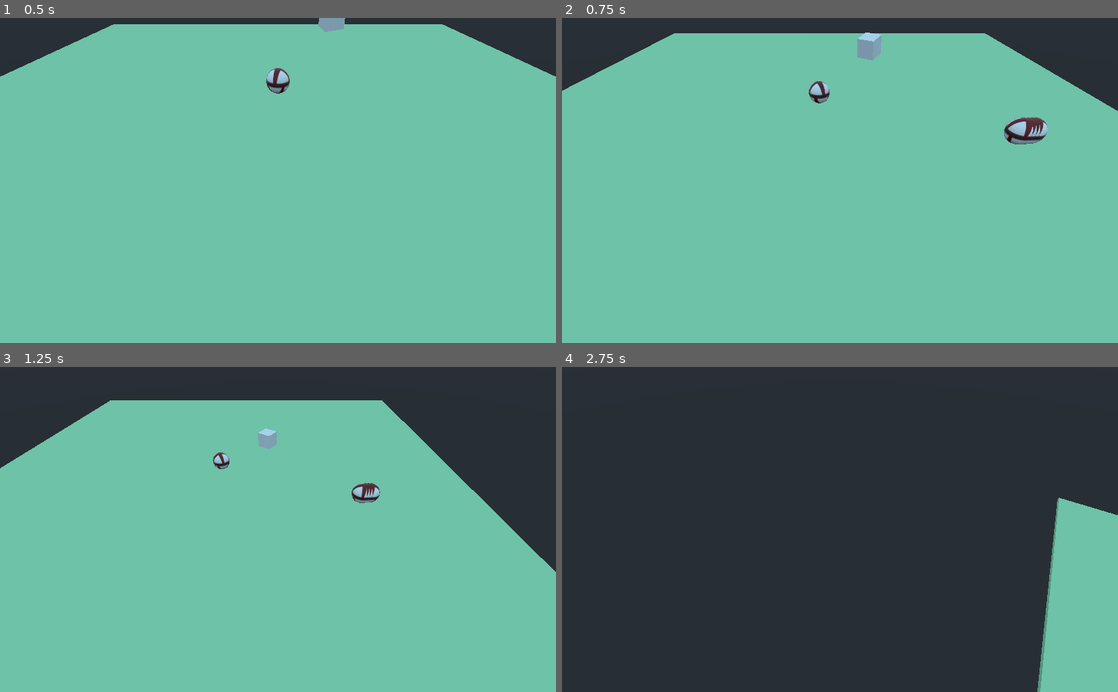
Above: before the commit, frames 1-4 (two rows, left to right).
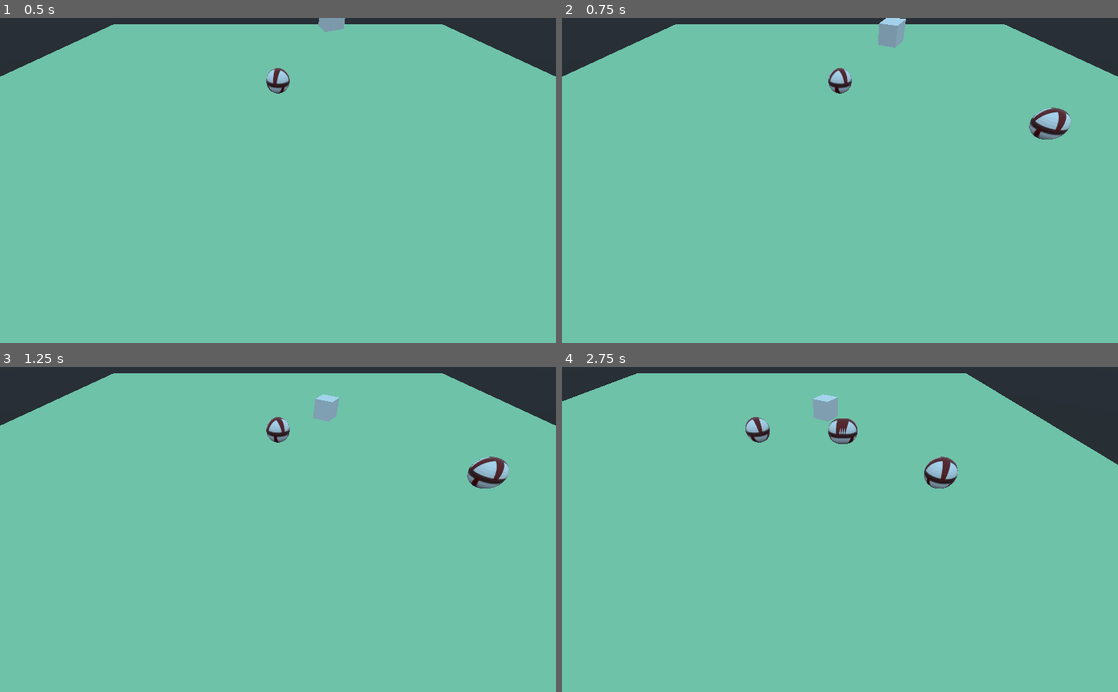
Above: after the commit, the same moments.

Repository: BransonGitomeh/godot-flow-tests
Game: Godot game, scene res://main.tscn
The game is run twice, just before and just after one commit, with the same random seed, the same clock (stepped at 60 frames per second) and the same inputs.
Inputs (mouse positions are in pixels of both pictures, inside the frame that each line leads up to):
- Up to frame 1 (0.5 s): no input
- Up to frame 2 (0.75 s): move the mouse to (962, 164) at 0.52 s; hold Right (ui_right) from 0.53 s (still down); hold Mouse wheel down (BUTTON_WHEEL_DOWN) from 0.53 s (still down); click (962, 164) at 0.67 s
- Up to frame 3 (1.25 s): keep holding Right (ui_right); keep holding Mouse wheel down (BUTTON_WHEEL_DOWN); tap Mouse wheel up (BUTTON_WHEEL_UP) at 0.8 s
- Up to frame 4 (2.75 s): move the mouse to (728, 545) at 1.27 s; release Right (ui_right) at 1.28 s; release Mouse wheel down (BUTTON_WHEEL_DOWN) at 1.28 s; hold Down (ui_down) 1.28-2.03 s; tap Mouse wheel up (BUTTON_WHEEL_UP) at 1.35 s; click (728, 545) at 1.42 s; tap D (cam_rotate_left) at 1.55 s; move the mouse to (895, 458) at 2.02 s; hold Right (ui_right) from 2.03 s (still down); hold D (cam_rotate_left) from 2.03 s (still down); click (895, 458) at 2.17 s; tap A (cam_rotate_right) at 2.3 s

Frame 1 is identical in both runs. In frame 2, 6.1% of the frame differs, in the area x 0-100%, y 0-39%; in frame 3, 16%; in frame 4, 86%, in the area x 0-100%, y 1-100%.

Commit message:
fix: malfunctioning movement using arrow keys

Diff:
--- a/project.godot
+++ b/project.godot
@@ -21,16 +21,6 @@
 
 [input]
 
-higher={
-"deadzone": 0.5,
-"events": [ Object(InputEventKey,"resource_local_to_scene":false,"resource_name":"","device":0,"alt":false,"shift":false,"control":false,"meta":false,"command":false,"pressed":false,"scancode":87,"unicode":0,"echo":false,"script":null)
- ]
-}
-lower={
-"deadzone": 0.5,
-"events": [ Object(InputEventKey,"resource_local_to_scene":false,"resource_name":"","device":0,"alt":false,"shift":false,"control":false,"meta":false,"command":false,"pressed":false,"scancode":83,"unicode":0,"echo":false,"script":null)
- ]
-}
 place={
 "deadzone": 0.5,
 "events": [ Object(InputEventKey,"resource_local_to_scene":false,"resource_name":"","device":0,"alt":false,"shift":false,"control":false,"meta":false,"command":false,"pressed":false,"scancode":32,"unicode":0,"echo":false,"script":null)
@@ -66,6 +56,26 @@
 "events": [ Object(InputEventMouseButton,"resource_local_to_scene":false,"resource_name":"","device":0,"alt":false,"shi …(212 unchanged characters)…
  ]
 }
+move_foward={
+"deadzone": 0.5,
+"events": [ Object(InputEventKey,"resource_local_to_scene":false,"resource_name":"","device":0,"alt":false,"shift":false,"control":false,"meta":false,"command":false,"pressed":false,"scancode":87,"unicode":0,"echo":false,"script":null)
+ ]
+}
+move_back={
+"deadzone": 0.5,
+"events": [ Object(InputEventKey,"resource_local_to_scene":false,"resource_name":"","device":0,"alt":false,"shift":false,"control":false,"meta":false,"command":false,"pressed":false,"scancode":83,"unicode":0,"echo":false,"script":null)
+ ]
+}
+strafe_left={
+"deadzone": 0.5,
+"events": [ Object(InputEventKey,"resource_local_to_scene":false,"resource_name":"","device":0,"alt":false,"shift":false,"control":false,"meta":false,"command":false,"pressed":false,"scancode":65,"unicode":0,"echo":false,"script":null)
+ ]
+}
+strafe_right={
+"deadzone": 0.5,
+"events": [ Object(InputEventKey,"resource_local_to_scene":false,"resource_name":"","device":0,"alt":false,"shift":false,"control":false,"meta":false,"command":false,"pressed":false,"scancode":68,"unicode":0,"echo":false,"script":null)
+ ]
+}
 
 [rendering]
 
--- a/scripts/controller.gd
+++ b/scripts/controller.gd
@@ -2,6 +2,7 @@
 
 var velocity = Vector3(0,0,0)
 const SPEED = 10
+const GRAVITY = 10
 const ROTARION = 3
 export var mouse_sensitivity = .3
 export var camera_x_rotation = 0
@@ -23,10 +24,18 @@
 	set_process(true)
 
 # Helper functions
-func move_towards(current, target, maxdelta):
-	if abs(target - current) <= maxdelta:
-		return target
-	return current + sign(target - current) * maxdelta
+func get_input():
+	var input_dir = Vector3()
+	if Input.is_action_pressed("move_foward"):
+		input_dir += -camera.global_transform.basis.z
+	if Input.is_action_pressed("move_back"):
+		input_dir += camera.global_transform.basis.z
+	if Input.is_action_pressed("strafe_left"):
+		input_dir += -camera.global_transform.basis.x
+	if Input.is_action_pressed("strafe_right"):
+		input_dir += camera.global_transform.basis.x
+	input_dir = input_dir.normalized()
+	return input_dir
 
 func _input(event):
 	# var zoom = camera
@@ -41,66 +50,12 @@
 			camera_x_rotation += x_delta
 			# camera.rotate_x(deg2rad(-event.relative.y * mouse_sensitivity))
 
-	# scroll up or down
-	if Input.is_action_pressed("BUTTON_WHEEL_DOWN"):
-		print("BUTTON_WHEEL_DOWN")
-		velocity.x = SPEED
-		# zoom_target -= zoom_step * (1/(1+zoom_target))
-		# zoom to mouse?
-	elif Input.is_action_pressed("BUTTON_WHEEL_UP"):
-		print("BUTTON_WHEEL_UP")
-		velocity.x = -SPEED
-		# zoom_target += zoom_step * (1/(1+zoom_target))
-	else:
-		velocity.x = lerp(velocity.x,0,.1)
-	#zoom_target = clamp(zoom_target, zoom_min, zoom_max)
-	#print(zoom_target)
-	#print(zoom_target)
+func _physics_process(delta):
+	# right left direct movement
+	# velocity.y += GRAVITY * delta
+	var desired_velocity = get_input() * SPEED
 
-func _physics_process(delta):
-	# movements for the camera, this ist an fps so we dont use mouse movement to tweak the rotation
-	# we only pan right, left , foward back.
-	# clicking on an object then hitting ctrl + space should bring the camera xyz units near the selected object to
-	# put it in focus
+	velocity.x = desired_velocity.x
+	velocity.z = desired_velocity.z
 
-	# right left direct movement
-	if Input.is_action_pressed("ui_right") and Input.is_action_pressed("ui_left"):
-		velocity.x = 0
-	elif Input.is_action_pressed("ui_right"):
-		velocity.x = SPEED
-	elif Input.is_action_pressed("ui_left"):
-		velocity.x = -SPEED
-	else:
-		velocity.x = lerp(velocity.x,0,.1)
-
-	# front back movement
-	if Input.is_action_pressed("ui_up") and Input.is_action_pressed("ui_down"):
-		velocity.z = 0
-	elif Input.is_action_pressed("ui_up"):
-		velocity.z = -SPEED
-	elif Input.is_action_pressed("ui_down"):
-		velocity.z = SPEED
-	else:
-		velocity.z = lerp(velocity.x,0,.1)
-
-	# higer lower movement
-	if Input.is_action_pressed("higher") and Input.is_action_pressed("lower"):
-		velocity.y = 0
-	elif Input.is_action_pressed("higher"):
-		velocity.y = SPEED
-	elif Input.is_action_pressed("lower"):
-		velocity.y = -SPEED
-	else:
-		velocity.y = lerp(velocity.x,0,.1)
-
-	# camera rotate
-	if Input.is_action_pressed("cam_rotate_left") and Input.is_action_pressed("cam_rotate_right"):
-		controller.rotate_y(deg2rad(0))
-	elif Input.is_action_pressed("cam_rotate_left"):
-		controller.rotate_y(deg2rad(ROTARION))
-	elif Input.is_action_pressed("cam_rotate_right"):
-		controller.rotate_y(deg2rad(-ROTARION))
-#	else:
-#		camera.rotate_y(deg2rad(lerp(velocity.x,0,.1)))
-#		velocity.y = lerp(velocity.x,0,.1)
-	move_and_slide(velocity)
+	velocity = move_and_slide(velocity, Vector3.UP, true)
